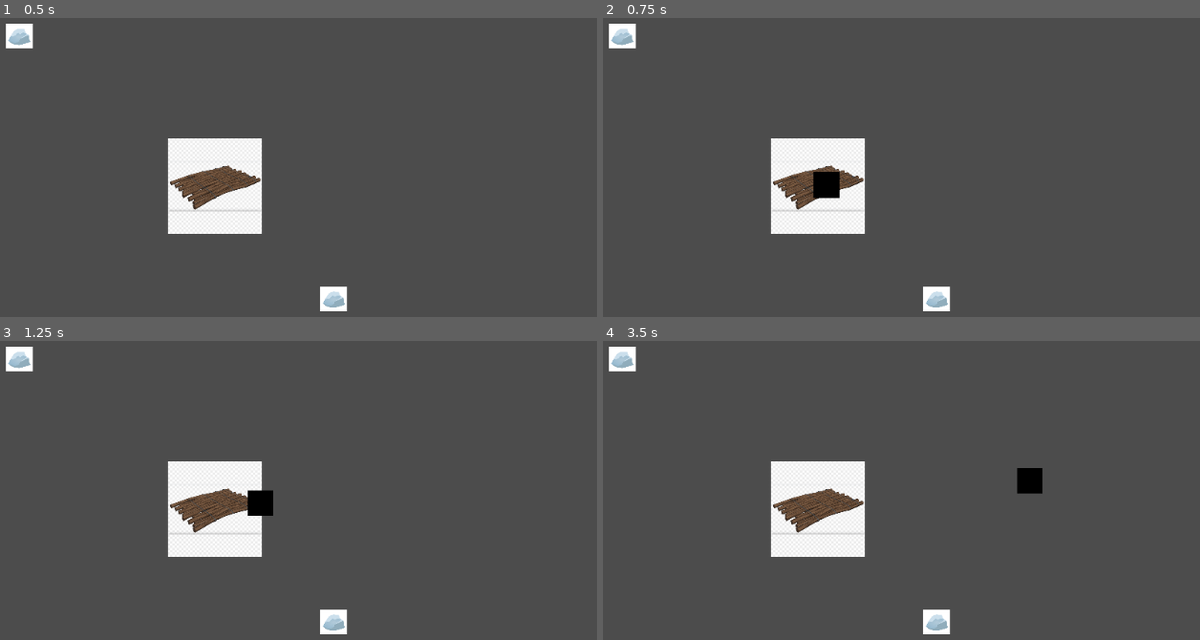
Above: before the commit, frames 1-4 (two rows, left to right).
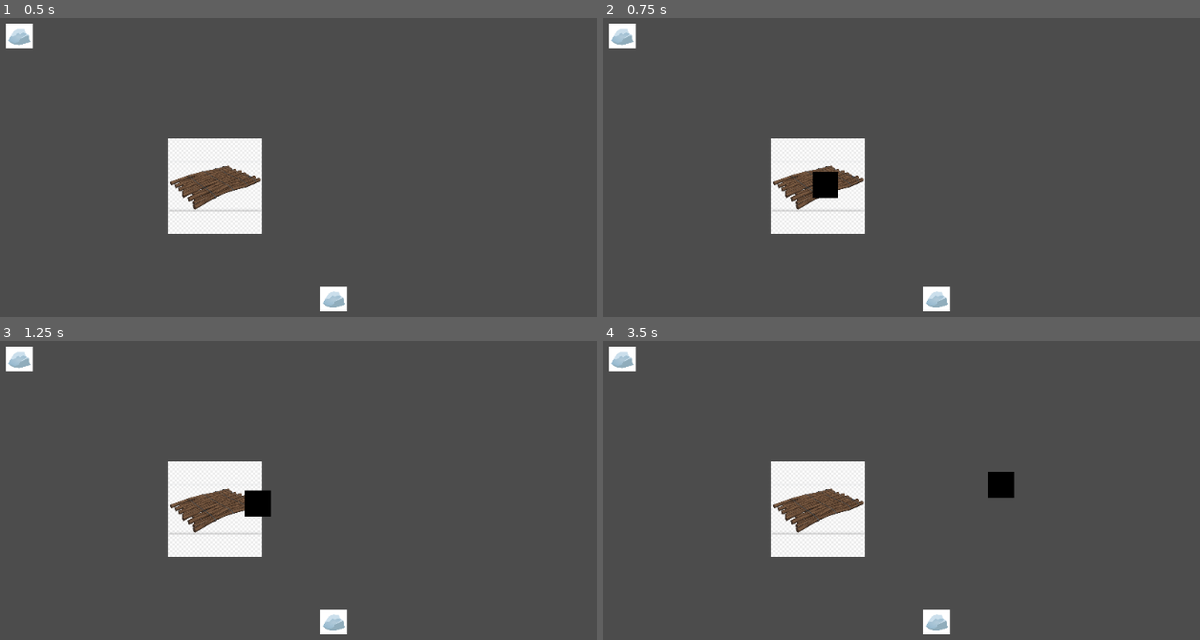
Above: after the commit, the same moments.

Repository: surgura/kwok5
Game: Godot game, scene res://world.tscn
Same seed, same stepped clock (60 frames per second), same inputs: the game is played once before the commit and once after it.
Inputs (mouse positions are in pixels of both pictures, inside the frame that each line leads up to):
- Up to frame 1 (0.5 s): no input
- Up to frame 2 (0.75 s): tap Enter at 0.5 s; move the mouse to (985, 164) at 0.52 s; click (985, 164) at 0.6 s
- Up to frame 3 (1.25 s): no input
- Up to frame 4 (3.5 s): move the mouse to (662, 532) at 1.27 s; click (662, 532) at 1.35 s; move the mouse to (895, 409) at 2.02 s; click (895, 409) at 2.1 s; move the mouse to (782, 598) at 2.77 s; click (782, 598) at 2.85 s

Frame 1 is identical in both runs. In frame 2, less than 0.1% of the frame differs, in the area x 35-40%, y 51-61%; in frame 3, 0.1%; in frame 4, 0.8%, in the area x 64-74%, y 42-53%.

Commit message:
Realing now with rigidbodies

Diff:
--- a/godot/hook.gd
+++ b/godot/hook.gd
@@ -1,4 +1,4 @@
-extends KinematicBody2D
+extends RigidBody2D
 
 var direction
 var speed = 100
@@ -6,18 +6,10 @@
 export(NodePath) var raft_path
 
 func _ready():
-	direction = (get_global_mouse_position() - self.global_position).normalized()
+	apply_central_impulse((get_global_mouse_position() - self.global_position).normalized() * speed)
 
 func _physics_process(delta):
-	#if hit_item:
-	#	direction = (get_node(raft).global_position - self.global_position).normalized()
-
-	if caught_item == null:
-		var collision = move_and_collide(direction * speed * delta)
-		if collision:
-			caught_item = collision.get_collider()
-			get_node("./collision_shape").disabled = true
-	else:
+	if caught_item != null:
 		var raft = get_node(raft_path)
 		var raft_weight = raft.weight
 		var item_weight = caught_item.weight
@@ -25,5 +17,12 @@
 		var ratio_item = 1-ratio_raft
 		var raft_direction = (caught_item.global_position - raft.global_position).normalized()
 		var item_direction = (raft.global_position - caught_item.global_position).normalized()
-		raft.move_and_collide(raft_direction * ratio_raft * speed * delta)
-		caught_item.move_and_collide(item_direction * ratio_item * speed * delta)
+
+		raft.apply_central_impulse(raft_direction * ratio_item * speed * delta)
+		caught_item.apply_central_impulse(item_direction * ratio_item * speed * delta)
+
+func _on_catch_area_body_shape_entered(body_id, body, body_shape, area_shape):
+	caught_item = body
+	# remove all children of this node. we will just execute script now
+	for child in get_children():
+		child.queue_free()
--- a/godot/hook.tscn
+++ b/godot/hook.tscn
@@ -7,12 +7,20 @@
 [sub_resource type="CircleShape2D" id=2]
 radius = 17.127
 
-[node name="hook" type="KinematicBody2D"]
+[node name="hook" type="RigidBody2D"]
 script = ExtResource( 1 )
 
 [node name="sprite" type="Sprite" parent="."]
 scale = Vector2( 0.0674621, 0.0674621 )
 texture = SubResource( 1 )
 
-[node name="collision_shape" type="CollisionShape2D" parent="."]
+[node name="shape_dummy" type="CollisionShape2D" parent="."]
+visible = false
 shape = SubResource( 2 )
+disabled = true
+
+[node name="catch_area" type="Area2D" parent="."]
+
+[node name="collision_shape" type="CollisionShape2D" parent="catch_area"]
+shape = SubResource( 2 )
+[connection signal="body_shape_entered" from="catch_area" to="." method="_on_catch_area_body_shape_entered"]
--- a/godot/project.godot
+++ b/godot/project.godot
@@ -27,6 +27,10 @@
  ]
 }
 
+[physics]
+
+2d/default_gravity=0
+
 [rendering]
 
 environment/default_environment="res://default_env.tres"
--- a/godot/raft.tscn
+++ b/godot/raft.tscn
@@ -5,7 +5,9 @@
 
 [sub_resource type="CapsuleShape2D" id=1]
 
-[node name="raft" type="KinematicBody2D"]
+[node name="raft" type="RigidBody2D"]
+mode = 2
+mass = 10.0
 script = ExtResource( 1 )
 
 [node name="sprite" type="Sprite" parent="."]
--- a/godot/trash.gd
+++ b/godot/trash.gd
@@ -1,6 +1,4 @@
-extends KinematicBody2D
-
-var weight = 10
+extends RigidBody2D
 
 func _ready():
 	pass
--- a/godot/trash.tscn
+++ b/godot/trash.tscn
@@ -6,7 +6,8 @@
 [sub_resource type="CircleShape2D" id=1]
 radius = 16.8987
 
-[node name="trash" type="KinematicBody2D"]
+[node name="trash" type="RigidBody2D"]
+mode = 2
 script = ExtResource( 1 )
 
 [node name="sprite" type="Sprite" parent="."]
